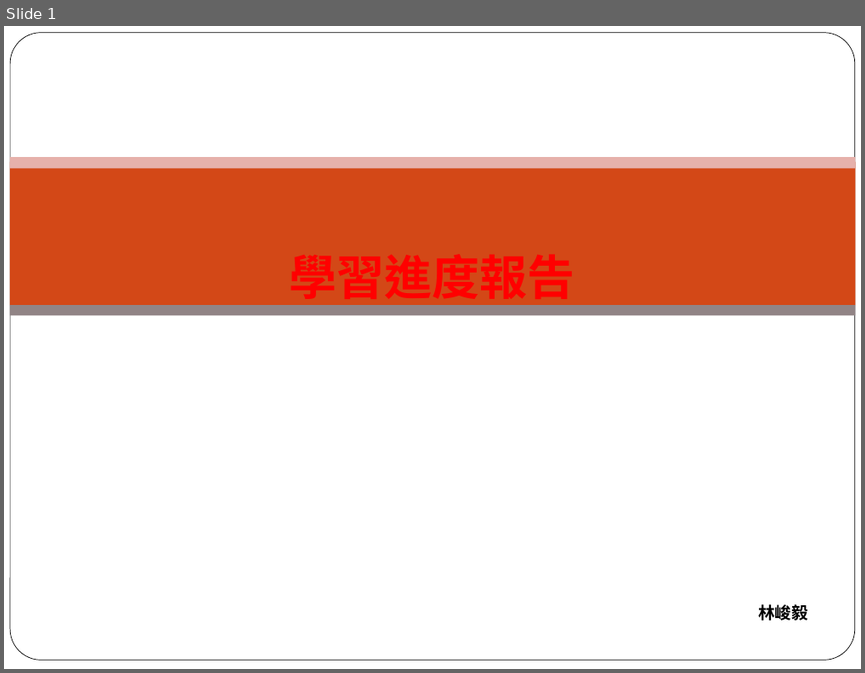
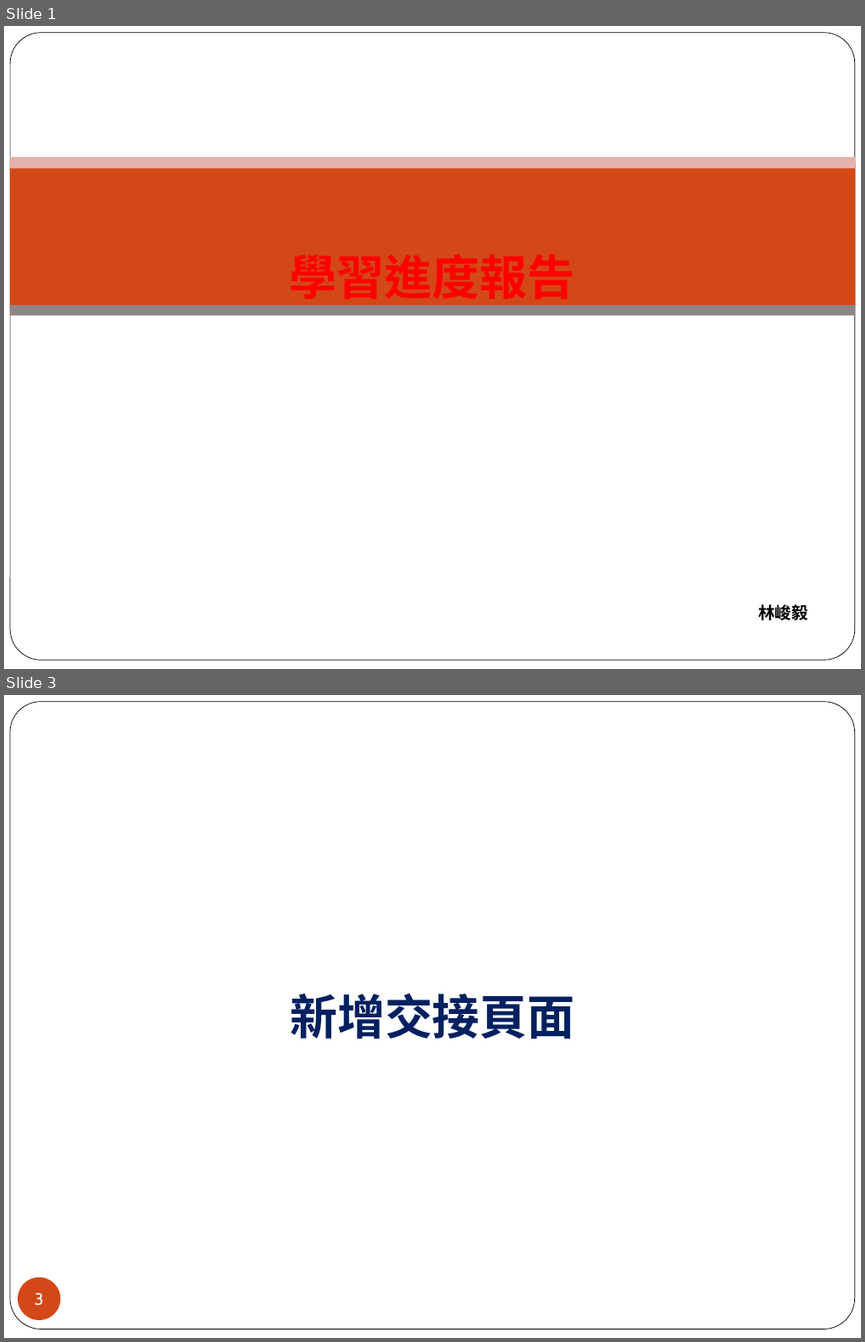
Before and after one commit to a20017428/gh, a slide deck: 週報/FUR/林峻毅(20240603)/林峻毅_週報_1211.ppt. Shown one above the other, each under a label of ours: slide 1 before the commit, slides 1 and 3 after it; the slides between them are not shown. The pictures are 865x673 and 865x1342 pixels, drawn with LibreOffice and Linux fonts; fonts in the diff are those of the drawing; background and template pictures are left out. Boxes give left, top, right and bottom in pixels: in the first picture for what was removed or moved away, otherwise in the second. Text is boxed around its words. In the diff, an @@ line names an element or a change of style, - is before the commit and + after.

```diff
--- a/週報/FUR/林峻毅(20240603)/林峻毅_週報_1211.ppt
+++ b/週報/FUR/林峻毅(20240603)/林峻毅_週報_1211.ppt
@@ slide 3 added at [4, 695, 861, 1338], background picture (left out); not listed: 1 template element that a slide beside it also shows @@
@@ text added at [290, 993, 575, 1038], 40 pt, text #002060, bold @@
+新增交接頁面
@@ page number added at [18, 1276, 61, 1320], fill #D34817, 14 pt, text #FFFFFF @@
+3
```
Also in this commit, not shown: 14 other slides added, 24 slides removed, 22 other files.
